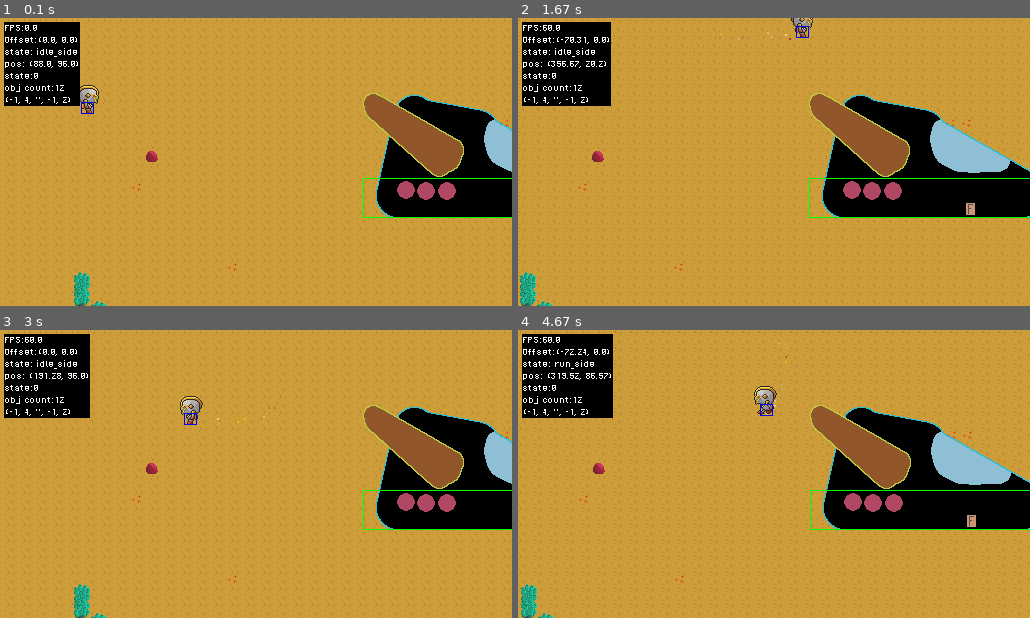
Above: before the commit, frames 1-4 (two rows, left to right).
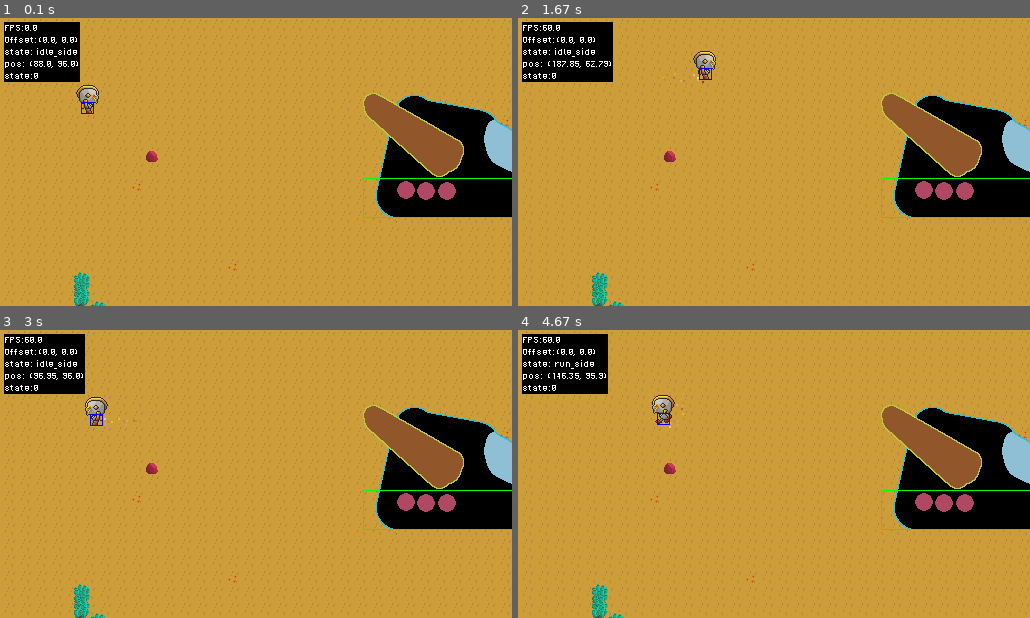
Above: after the commit, the same moments.

Repository: VantaTree/ChronoPilots
Game: pygame game, started from main.py
The game is run twice, just before and just after one commit, with the same random seed, the same clock (stepped at 60 frames per second) and the same inputs.
Inputs:
- Up to frame 1 (0.1 s): no input
- Up to frame 2 (1.67 s): hold D 0.33-0.8 s; hold W 0.83-1.13 s; hold D 1.17-1.63 s
- Up to frame 3 (3 s): hold A 1.67-2.2 s; hold S 2.23-2.53 s; hold A 2.57-2.97 s
- Up to frame 4 (4.67 s): hold W 3-3.37 s; hold D 3.4-4.03 s; hold S 4.07-4.43 s; hold A from 4.47 s (still down)

The runs differ from the first frame. In frame 1, 1.2% of the frame differs, in the area x 0-16%, y 22-31%; in frame 2, 22%; in frame 3, 2.3%; in frame 4, 22%, in the area x 0-100%, y 0-100%.

Commit message:
added map object collisions

Diff:
--- a/modules/enemies.py
+++ b/modules/enemies.py
@@ -4,6 +4,7 @@
 from os import listdir
 from random import randint
 from math import sin
+from .entity import *
 
 ENEMY_SPRITES = {}
 
@@ -176,10 +177,11 @@
 
     def move(self):
 
+        obj_rects = get_obj_rects(self, self.master)
         self.hitbox.centerx += self.velocity.x * self.master.dt
-        do_collision(self, 0, self.master)
+        do_collision(self, 0, self.master, obj_rects)
         self.hitbox.centery += self.velocity.y * self.master.dt
-        do_collision(self, 1, self.master)
+        do_collision(self, 1, self.master, obj_rects)
 
     def draw(self):
 
@@ -213,57 +215,3 @@
     def draw(self):
 
         self.screen.blit(self.image, self.rect.topleft+self.master.offset)
-
-
-def do_collision(entity, axis, master):
-
-    px = int(entity.hitbox.centerx / TILESIZE)
-    py = int(entity.hitbox.centery / TILESIZE)
-
-    for y in range(py-1, py+2):
-        for x in range(px-1, px+2):
-
-            if x < 0 or y < 0: continue
-
-            rect = pygame.Rect(x*TILESIZE, y*TILESIZE, TILESIZE, TILESIZE)
-            rectg = pygame.Rect(x*TILESIZE, y*TILESIZE, TILESIZE, 8)
-            if not entity.hitbox.colliderect(rect): continue
-
-            cell = get_xy(master.level.collision, x, y)
-            if cell <= 0: continue
-
-            apply_collision(entity, axis, rect, cell)
-
-    for rect in master.level.object_hitboxes:
-        if not entity.hitbox.colliderect(rect): continue
-        apply_collision(entity, axis, rect)
-
-
-def apply_collision(entity, axis, rect, cell=1):
-
-    if axis == 0: # x-axis
-
-                if cell == 1:
-
-                    if entity.velocity.x > 0:
-                        entity.hitbox.right = rect.left
-                    if entity.velocity.x < 0:
-                        entity.hitbox.left = rect.right
-
-    elif axis == 1: # y-axis
-
-        if cell == 1:
-            if entity.velocity.y < 0:
-                entity.hitbox.top = rect.bottom
-                # entity.velocity.y = 0
-            if entity.velocity.y > 0:
-                entity.hitbox.bottom = rect.top
-                # entity.velocity.y = 0
-
-
-def get_xy(grid, x, y):
-
-    if x < 0 or y < 0: return
-    try:
-        return grid[y][x]
-    except IndexError: return
--- /dev/null
+++ b/modules/entity.py
@@ -0,0 +1,79 @@
+import pygame
+from .config import *
+from .engine import *
+from .objects import objects_hitboxes
+
+def do_collision(entity, axis, master, obj_rects):
+
+    px = int(entity.hitbox.centerx / TILESIZE)
+    py = int(entity.hitbox.centery / TILESIZE)
+
+    for y in range(py-1, py+2):
+        for x in range(px-1, px+2):
+
+            if x < 0 or y < 0: continue
+
+            rect = pygame.Rect(x*TILESIZE, y*TILESIZE, TILESIZE, TILESIZE)
+            if not entity.hitbox.colliderect(rect): continue
+
+            cell = get_xy(master.level.collision, x, y)
+            if cell <= 0: continue
+
+            apply_collision(entity, axis, rect, cell)
+
+    for rect in obj_rects:
+        if not entity.hitbox.colliderect(rect): continue
+        apply_collision(entity, axis, rect)
+
+
+def apply_collision(entity, axis, rect, cell=1):
+
+    if axis == 0: # x-axis
+
+                if cell == 1:
+
+                    if entity.velocity.x > 0:
+                        entity.hitbox.right = rect.left
+                    if entity.velocity.x < 0:
+                        entity.hitbox.left = rect.right
+
+    elif axis == 1: # y-axis
+
+        if cell == 1:
+            if entity.velocity.y < 0:
+                entity.hitbox.top = rect.bottom
+            if entity.velocity.y > 0:
+                entity.hitbox.bottom = rect.top
+
+
+def get_xy(grid, x, y):
+
+    if x < 0 or y < 0: return
+    try:
+        return grid[y][x]
+    except IndexError: return
+
+def get_obj_rects(entity, master):
+
+    obj_rects = []
+    px1 = int(entity.rect.left//CHUNK)
+    px2 = px1 + entity.rect.width//CHUNK +1
+    py1 = int(entity.hitbox.top//CHUNK)
+    py2 = py1 + entity.rect.height//CHUNK +1
+
+    for y in range(py1-1, py2+1):
+        for x in range(px1, px2+1):
+            obj_list = master.level.object_chunk.get((x, y))
+            if obj_list is None: continue
+            for obj in obj_list:
+                id = master.level.data.tiledgidmap[obj.gid] - master.level.object_firstgid +1
+                try:
+                    a, b, w, h = objects_hitboxes[id]
+                except TypeError: continue
+                rect = pygame.FRect(a, b, w, h)
+                rect.centerx += obj.x+((obj.width-w)/2)
+                rect.bottom += obj.y+obj.height-h
+                obj_rects.append(rect)
+    obj_rects.extend(master.level.object_hitboxes)
+
+    return obj_rects
--- a/modules/game.py
+++ b/modules/game.py
@@ -149,9 +149,6 @@
 
         draw_list.extend(self.sprites())
 
-        master.debug("obj count:", len(draw_list))
-        master.debug("", (px1, px2, "", py1, py2))
-
         for sprite in sorted(draw_list, key=self.key):
             try:
                 sprite.draw()
--- a/modules/level.py
+++ b/modules/level.py
@@ -38,6 +38,8 @@
         for tileset in self.data.tilesets:
             if tileset.name == "collision":
                 collision_firstgid = tileset.firstgid
+            if tileset.name == "objects":
+                self.object_firstgid = tileset.firstgid
 
         self.collision = self.data.get_layer_by_name("collision").data
 
--- a/modules/objects.py
+++ b/modules/objects.py
@@ -3,6 +3,23 @@
 from .engine import *
 from .interactions import Check, Choice
 from os import listdir
+
+objects_hitboxes = [
+    None,
+    (0, 0, 13, 7),
+    (0, 0, 13, 7),
+    (0, 0, 13, 7),
+    (0, 0, 13, 7),
+    (0, 0, 13, 7),
+    (0, 0, 13, 7),
+    None,
+    None,
+    None,
+    (0, 0, 4, 2),
+    (0, 0, 4, 3),
+    (0, 0, 8, 7),
+    (0, 0, 8, 7)
+]
 
 class SpaceShip1(pygame.sprite.Sprite):
 
--- a/modules/player.py
+++ b/modules/player.py
@@ -2,6 +2,8 @@
 import random
 from .engine import *
 from .config import *
+from .objects import objects_hitboxes
+from .entity import *
 
 class Player(pygame.sprite.Sprite):
 
@@ -26,8 +28,8 @@
         self.hitbox.midbottom = pos
         self.velocity = pygame.Vector2()
         self.input_direc = pygame.Vector2()
-        # self.max_speed = 1.8
-        self.max_speed = 5
+        self.max_speed = 1.8
+        # self.max_speed = 5
         self.acceleration = 0.3
         self.deceleration = 0.3
         self.facing_direc = pygame.Vector2(1, 0)
@@ -110,10 +112,11 @@
 
     def move(self):
 
+        obj_rects = get_obj_rects(self, self.master)
         self.hitbox.centerx += self.velocity.x * self.master.dt
-        do_collision(self, 0, self.master)
+        do_collision(self, 0, self.master, obj_rects)
         self.hitbox.centery += self.velocity.y * self.master.dt
-        do_collision(self, 1, self.master)
+        do_collision(self, 1, self.master, obj_rects)
 
     def process_events(self):
 
@@ -152,58 +155,3 @@
         self.update_image()
 
         self.master.debug("pos: ", (round(self.hitbox.centerx, 2), round(self.hitbox.bottom, 2)))
-
-
-def do_collision(player:Player, axis, master):
-    return
-
-    px = int(player.hitbox.centerx / TILESIZE)
-    py = int(player.hitbox.centery / TILESIZE)
-
-    for y in range(py-1, py+2):
-        for x in range(px-1, px+2):
-
-            if x < 0 or y < 0: continue
-
-            rect = pygame.Rect(x*TILESIZE, y*TILESIZE, TILESIZE, TILESIZE)
-            rectg = pygame.Rect(x*TILESIZE, y*TILESIZE, TILESIZE, 8)
-            if not player.hitbox.colliderect(rect): continue
-
-            cell = get_xy(master.level.collision, x, y)
-            if cell <= 0: continue
-
-            apply_collision(player, axis, rect, cell)
-
-    for rect in master.level.object_hitboxes:
-        if not player.hitbox.colliderect(rect): continue
-        apply_collision(player, axis, rect)
-
-
-def apply_collision(player, axis, rect, cell=1):
-
-    if axis == 0: # x-axis
-
-                if cell == 1:
-
-                    if player.velocity.x > 0:
-                        player.hitbox.right = rect.left
-                    if player.velocity.x < 0:
-                        player.hitbox.left = rect.right
-
-    elif axis == 1: # y-axis
-
-        if cell == 1:
-            if player.velocity.y < 0:
-                player.hitbox.top = rect.bottom
-                # player.velocity.y = 0
-            if player.velocity.y > 0:
-                player.hitbox.bottom = rect.top
-                # player.velocity.y = 0
-
-
-def get_xy(grid, x, y):
-
-    if x < 0 or y < 0: return
-    try:
-        return grid[y][x]
-    except IndexError: return
